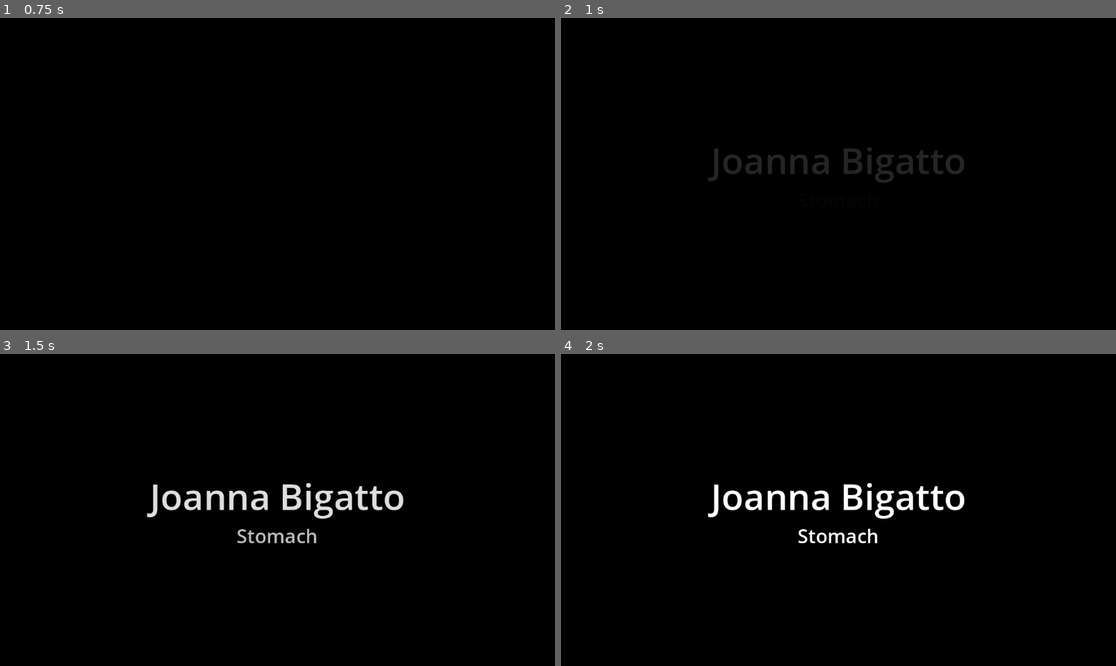
Above: before the commit, frames 1-4 (two rows, left to right).
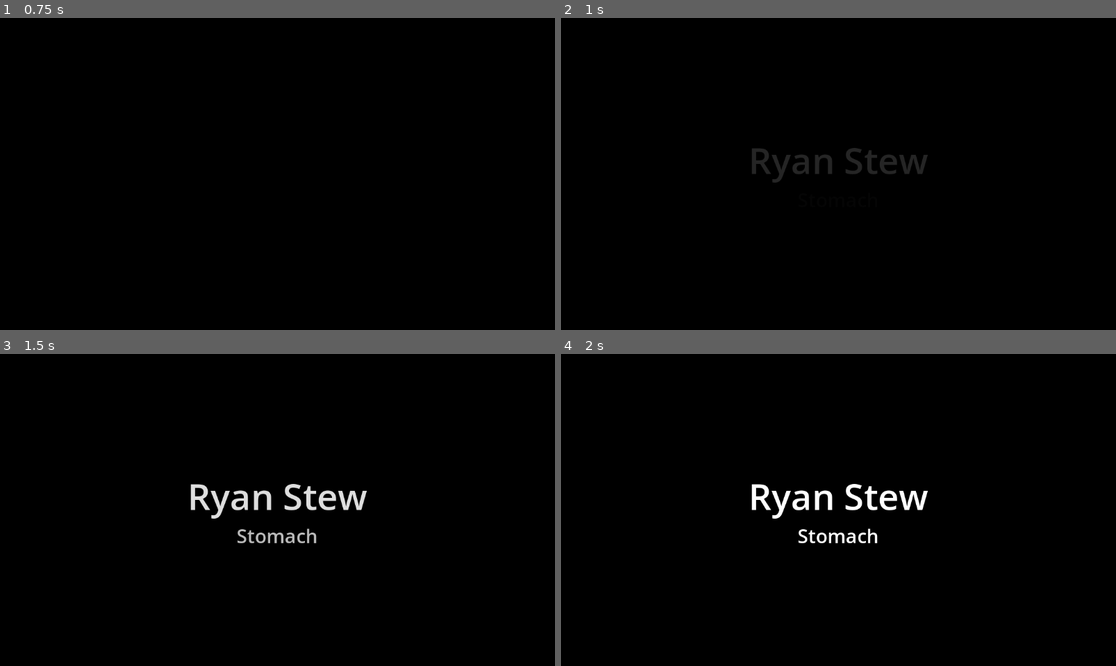
Above: after the commit, the same moments.

Repository: bgalerani94/godot-wild-jam-83
Game: Godot game, scene res://UI/Scenes/main_menu.tscn
Same seed, same stepped clock (60 frames per second), same inputs: the game is played once before the commit and once after it.
Inputs (mouse positions are in pixels of both pictures, inside the frame that each line leads up to):
- Up to frame 1 (0.75 s): click "Play Game" at 0.5 s
- Up to frame 2 (1 s): no input
- Up to frame 3 (1.5 s): tap Enter (ui_accept) at 1.25 s; move the mouse to (399, 494) at 1.27 s; press the mouse at (399, 494) at 1.28 s; hold D (move_right) from 1.28 s (still down)
- Up to frame 4 (2 s): keep holding D (move_right); tap Enter (ui_accept) at 1.52 s

Frame 1 is identical in both runs. In frame 2, 1.3% of the frame differs, in the area x 26-73%, y 41-53%; in frame 3, 1.8%; in frame 4, 1.8%.

Commit message:
Update character_generator.gd

Diff:
--- a/Scripts/character_generator.gd
+++ b/Scripts/character_generator.gd
@@ -3,9 +3,9 @@
 # Organs for scene manager to load
 var organs : Array = ["Stomach", "Liver", "Lungs", "Heart", "Brain"]
 # List of first names for random generation
-var first_names : Array = ["John", "Mary","Ryan", "Adrian", "Bruno", "Allan", "Felipe", "Joanna", "Bob", "Bogas"]
+var first_names : Array = ["John", "Maryanne","Ryan", "Adrian", "Bruno", "Allan", "Felipe", "Joanna", "Bob", "Joseph", "Chrystian", "Rudolph", "Matthias", "Juliane", "Boris"]
 #List of last names for random generation
-var last_names : Array = ["Smith", "Johnson", "Fini", "Brown", "Garcia", "Bigatto", "Williams", "Cremasco", "Galerani"]
+var last_names : Array = ["Smith", "Johnson", "Fini", "Brown", "Garcia", "Bigatto", "Williams", "Cremasco", "Galerani", "Spielberg", "Burnquist", "Gentilli", "Nollan", "Stew", "Fulfaro", "Thenorio"]
 
 var current_character : String = ""
 var current_first_name : String = ""
